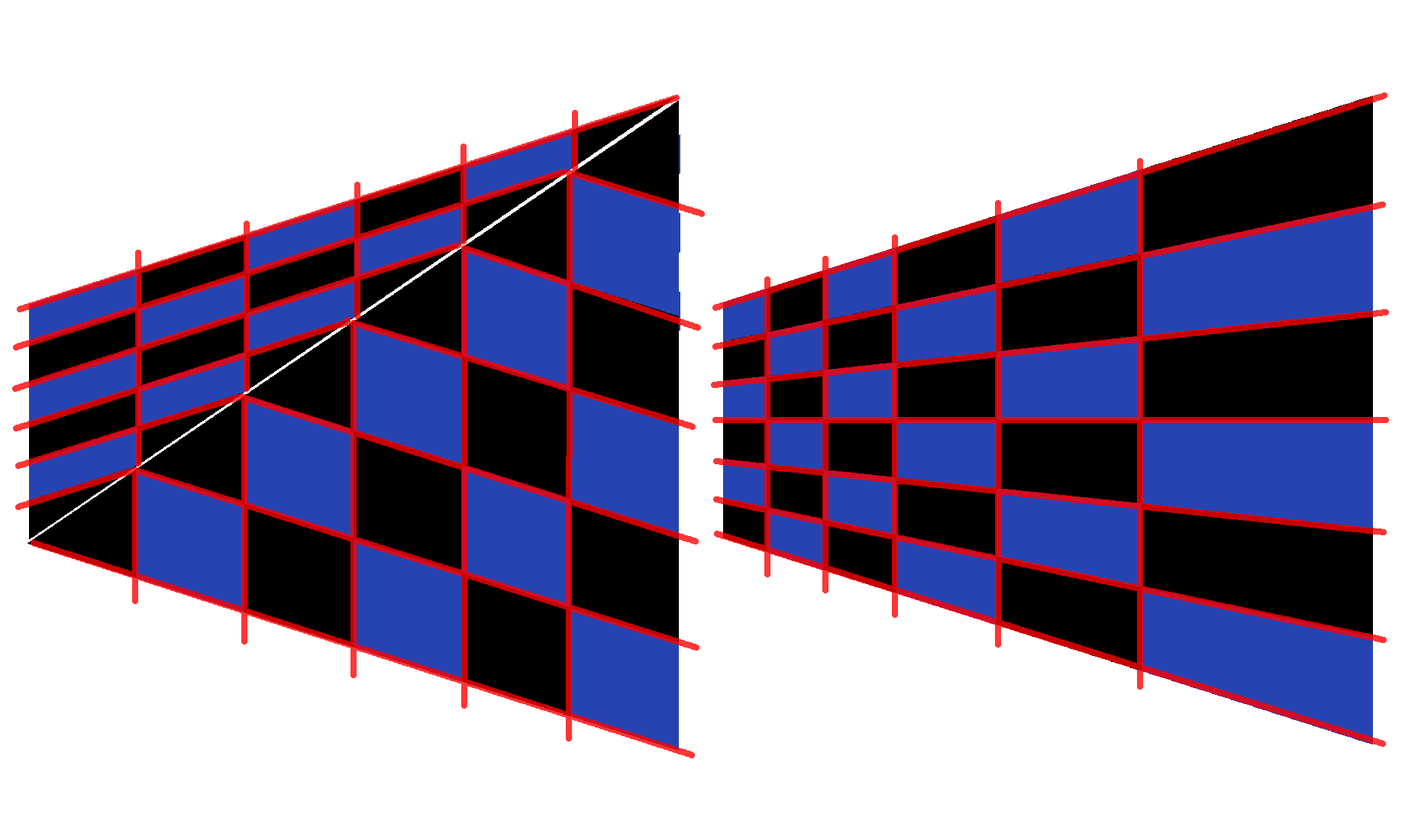
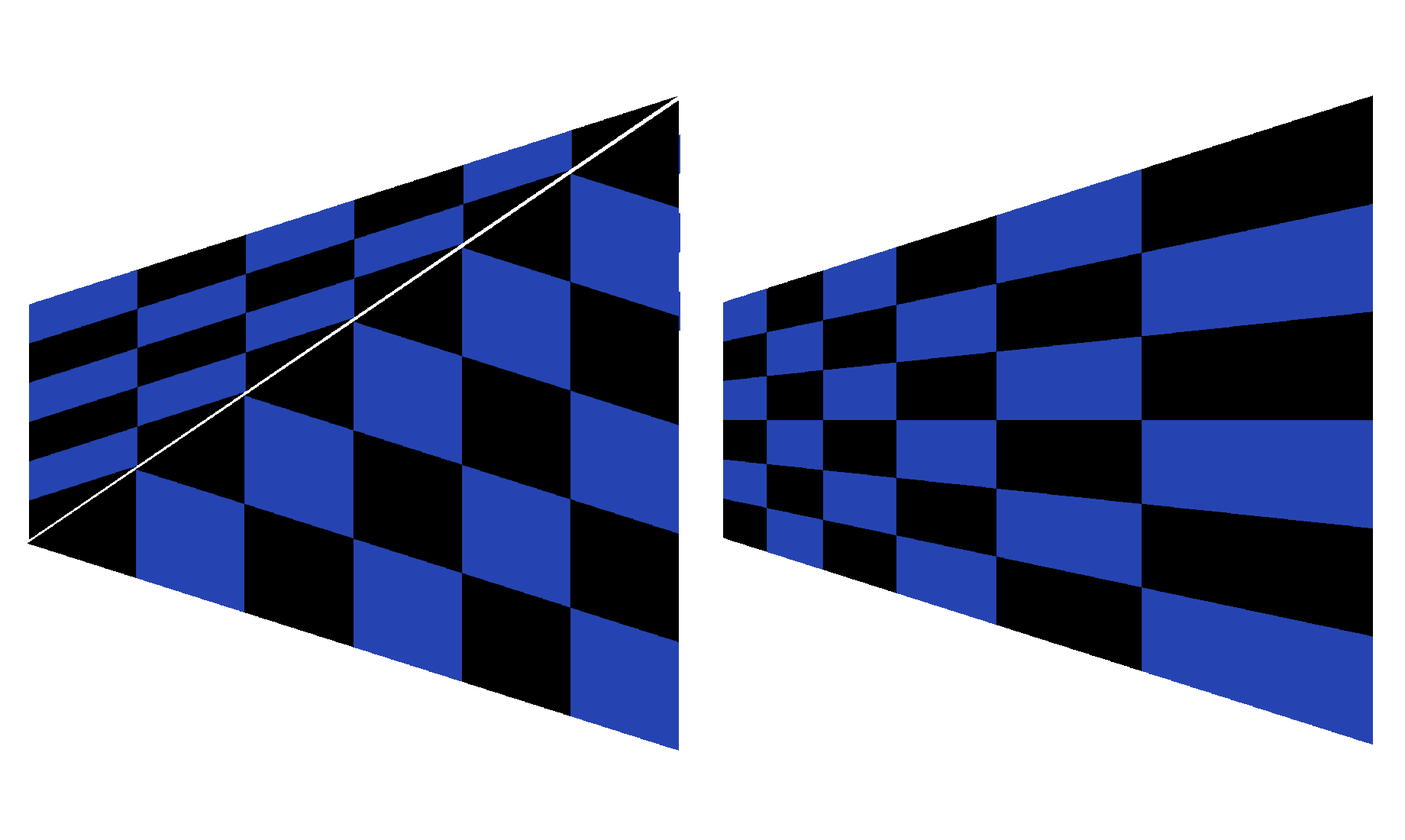
The second 1405px x 840px image is a revision of the first. Changes to its layers:
hid "Layer 4" over bbox(12, 92, 1389, 759)
